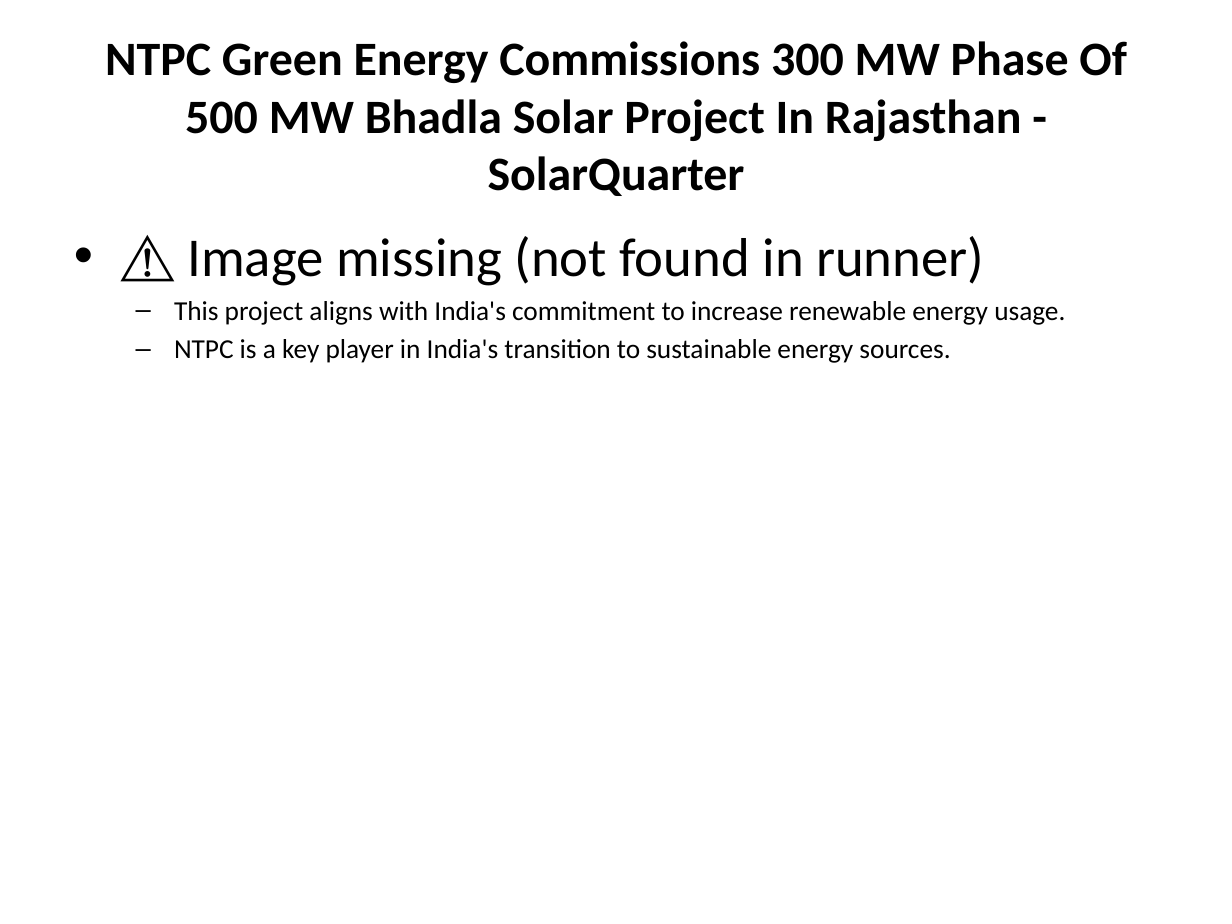
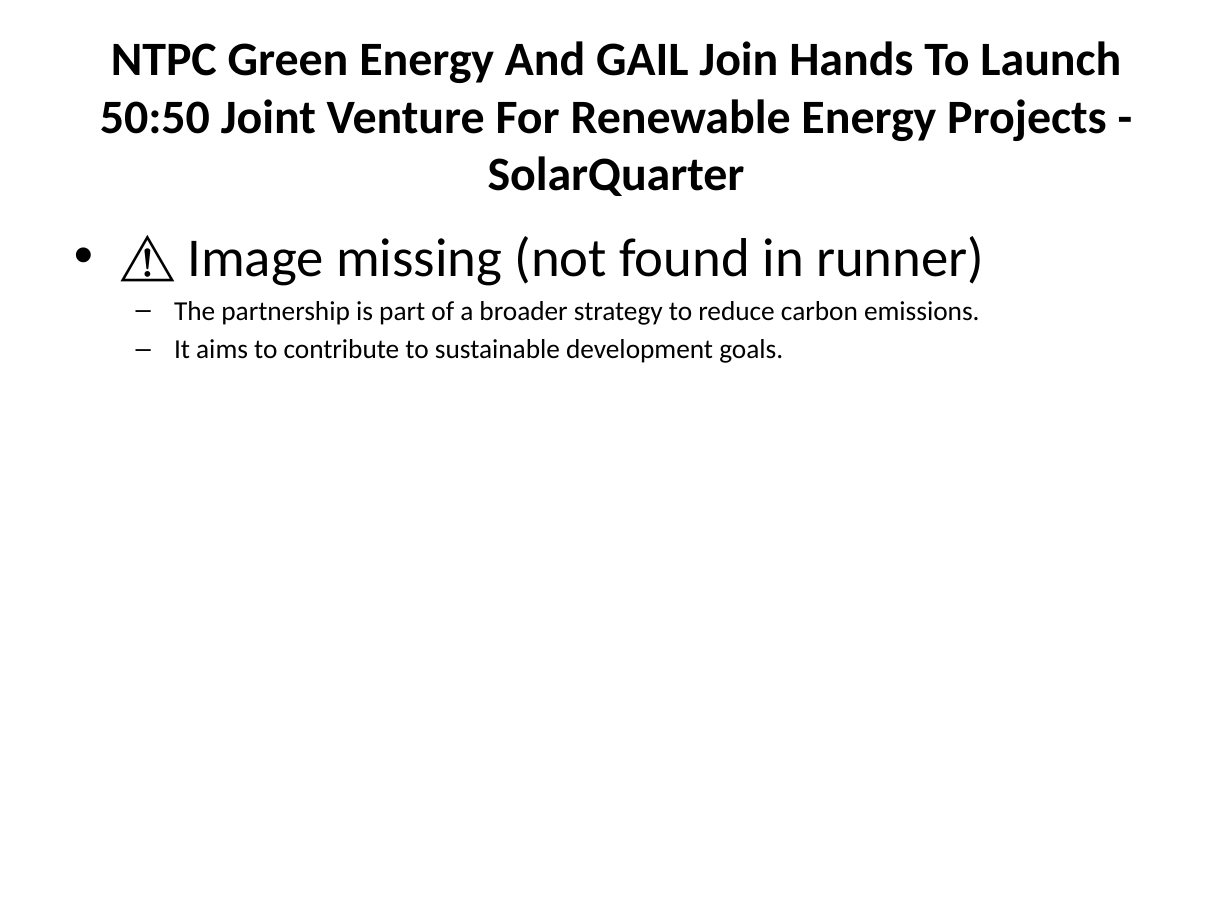
Before and after one commit to gauravsiemens1988/Linkedin-AI-Agent_Personal, a slide deck: slide 5 of drafts/linkedin_carousel.pptx. Drawn at 1232x924 pixels with LibreOffice and Linux fonts; fonts in the diff are those of the drawing. Boxes give left, top, right and bottom in pixels: in the first picture for what was removed or moved away, otherwise in the second. Text is boxed around its words. In the diff, an @@ line names an element or a change of style, - is before the commit and + after.

```diff
--- a/drafts/linkedin_carousel.pptx
+++ b/drafts/linkedin_carousel.pptx
@@ title at (100, 41, 1121, 196): text changed @@
-NTPC Green Energy Commissions 300 MW Phase Of 500 MW Bhadla Solar Project In Rajasthan - SolarQuarter
+NTPC Green Energy And GAIL Join Hands To Launch 50:50 Joint Venture For Renewable Energy Projects - SolarQuarter
@@ text at (174, 301, 980, 363): text changed @@
-  – This project aligns with India's commitment to increase renewable energy usage.
-  – NTPC is a key player in India's transition to sustainable energy sources.
+  – The partnership is part of a broader strategy to reduce carbon emissions.
+  – It aims to contribute to sustainable development goals.
```
Also in this commit, not shown: 5 other slides changed, 1 other file.
